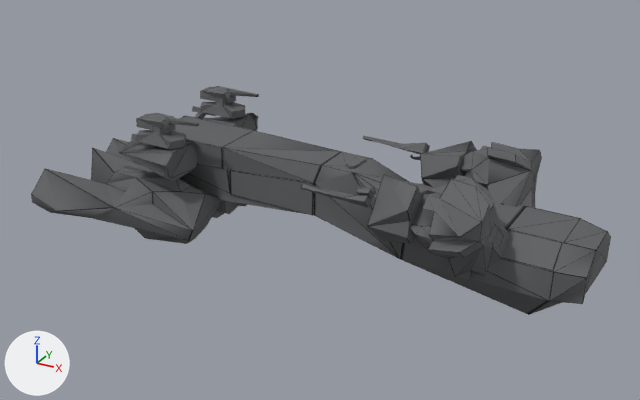
The FBX model SaturnIV/Content/Models/Ships/Fleet/fleet_crusier.FBX, before and after one commit.
Before and after are seen from a 50 mm lens placed at (209.0, -377.0, 185.0), pointed at (1.0, 0.0, -3.0). The axes (+X, +Y, +Z) are drawn at lower left. The lights are the same throughout. Where no turn or scale is listed for an object, it has been applied to the vertices.

The first picture shows 'VIFS001'.
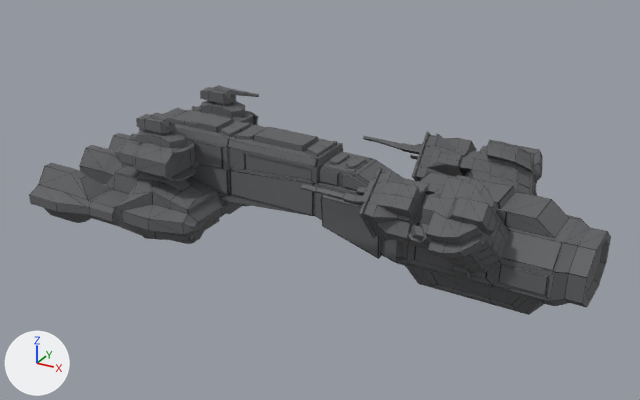
Where the change shows, as pixel boxes (x1, y1, x2, y2) in the pictures (640 x 400 px):
'VIFS001', reshaped
    before: (31, 86, 611, 315)
    after: (29, 85, 611, 315)
part 1 of me_vifs001_ncl1_1, built on
    before: (143, 117, 542, 208)
    after: (29, 85, 610, 315)
part 2 of me_vifs001_ncl1_1, surface changed
    both: (129, 114, 257, 178)

Diff of the bpy script that builds the scene:
```diff
--- a/SaturnIV/Content/Models/Ships/Fleet/fleet_crusier.FBX.py
+++ b/SaturnIV/Content/Models/Ships/Fleet/fleet_crusier.FBX.py
@@ me_vifs001_ncl1_1 @@
 # used by ob_vifs001; location = (36.7, -0.2, 11.8)
-me_vifs001_ncl1_1.from_pydata(...)  # 834 vertices, 1544 faces; spans x -186.0..111.0, y -60.0..62.0, z -47.0..27.0
+me_vifs001_ncl1_1.from_pydata(...)  # 4409 vertices, 8694 faces; spans x -186.0..111.0, y -60.0..62.0, z -47.0..28.0
+# me_vifs001_ncl1_1 part 1: 15 vertices moved within x -129.0..72.0, y -33.0..43.0, z -5.0..26.0; 3575 vertices added at x -186.0..110.0, y -60.0..62.0, z -44.0..28.0
+# me_vifs001_ncl1_1 part 2: 36 kept faces spanning x -147.0..97.0, y -43.0..50.0, z -11.0..27.0 get new texture (UV) coordinates
 me_vifs001_ncl1_1.materials.append(mat_material__47)
```
